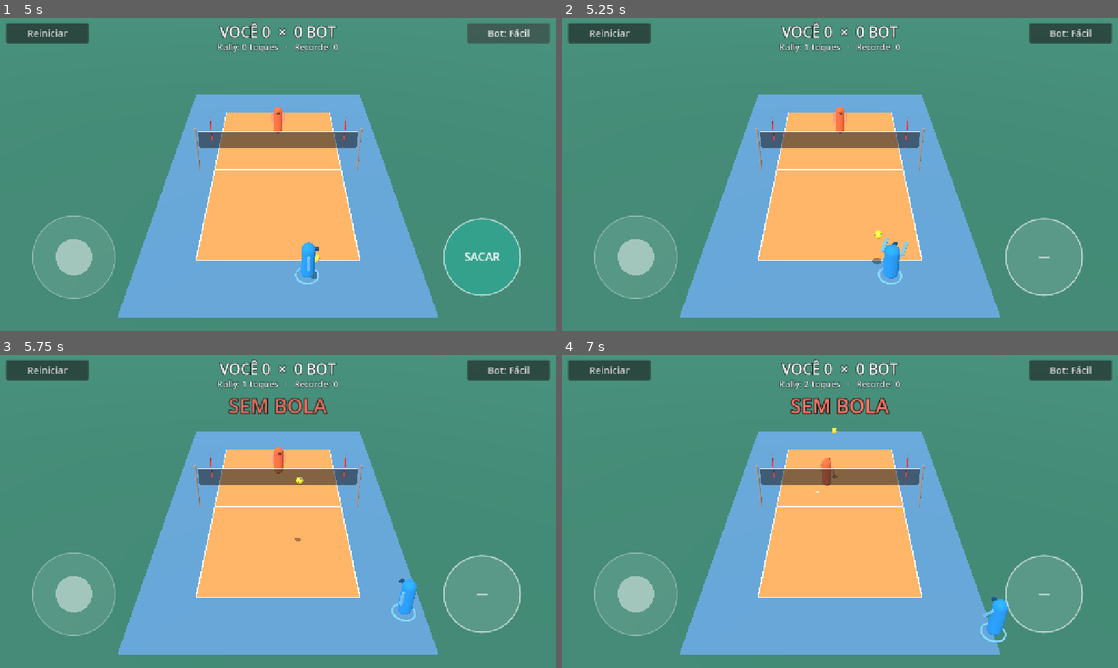
Above: before the commit, frames 1-4 (two rows, left to right).
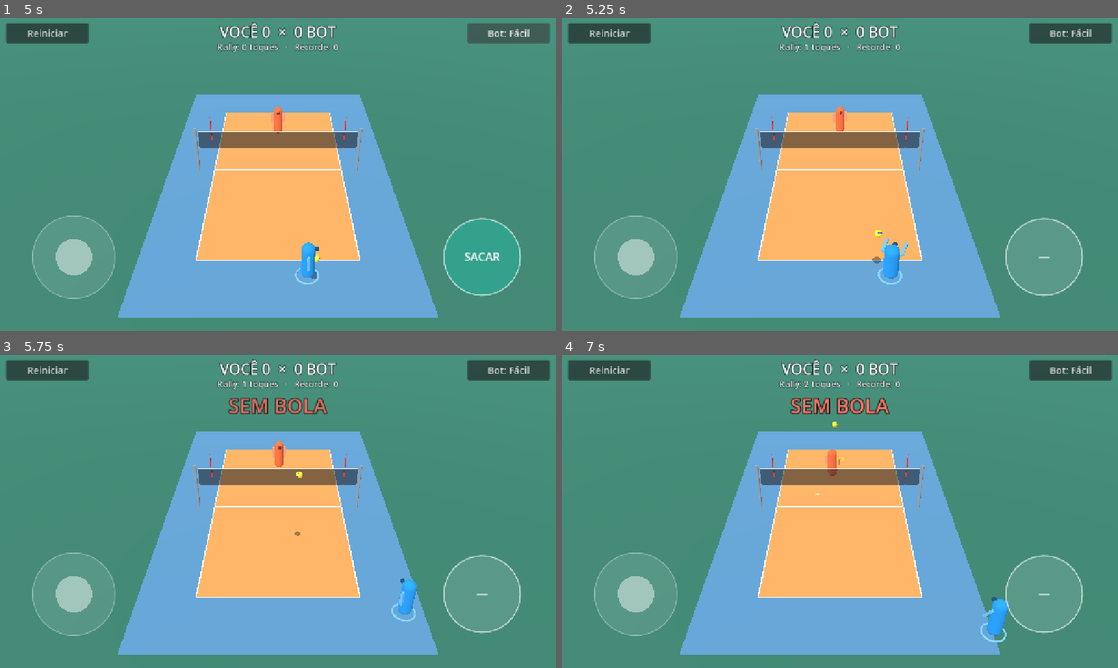
Above: after the commit, the same moments.

Repository: viniciolimadev/v-slash
Game: Godot game, scene res://scenes/main.tscn
Two runs of this game, one before a commit and one after it. Both use one fixed random seed, a clock stepped at 60 frames per second and the inputs below.
Inputs (mouse positions are in pixels of both pictures, inside the frame that each line leads up to):
- Up to frame 1 (5 s): click "Reiniciar" at 0.5 s; click "Reiniciar" at 1.25 s; click "Reiniciar" at 2 s; click "Bot: Fácil" at 2.75 s; click "Bot: Médio" at 3.5 s; click "Bot: Difícil" at 4.25 s
- Up to frame 2 (5.25 s): tap Enter at 5 s; move the mouse to (962, 158) at 5.02 s; hold D (move_right) from 5.03 s (still down); tap J at 5.1 s; click (962, 158) at 5.17 s
- Up to frame 3 (5.75 s): keep holding D (move_right); tap Space at 5.27 s
- Up to frame 4 (7 s): release D (move_right) at 5.75 s; drag from (728, 527) to (812, 574) at 5.77 s; move the mouse to (895, 442) at 6.52 s; hold D (move_right) from 6.53 s (still down); tap J at 6.6 s

Frame 1 is identical in both runs. In frame 2, less than 0.1% of the frame differs, in the area x 48-63%, y 28-79%; in frame 3, 0.2%; in frame 4, 0.3%, in the area x 45-78%, y 21-84%.

Commit message:
Aim: always visible and remembered per play type
The aim reticle is now shown at all times and never jumps to a fixed
point: serve/attack/freeball, receive and set each keep their own last
position (serve/attack starts at the back of the opponent court). A single
shared aim made receives fly over the net once moved for an attack.

Tests: aim checks; scripted human now drags toward a target (a real
player sees the reticle) instead of a blind fixed delta that accumulates.

Co-Authored-By: Claude Opus 5.5 <noreply@anthropic.com>
Claude-Session: https://claude.ai/code/session_01UkqYhsqg9n5UAYUKytDnBM

Diff:
--- a/scripts/core/game.gd
+++ b/scripts/core/game.gd
@@ -34,8 +34,14 @@
 var rng := RandomNumberGenerator.new()
 
 var human_aiming := false
-var human_aim := Vector3.ZERO
-var _aim_ctx: int = Act.NONE
+## Mira do humano: uma por tipo de jogada (recepção, levantamento, bola pro outro lado),
+## cada uma fica onde você deixou por último.
+var human_aim: Vector3:
+	get:
+		return _aims.get(_aim_slot(), Vector3.ZERO)
+	set(v):
+		_aims[_aim_slot()] = v
+var _aims := {}
 var _pause_t := 0.0
 var _pending: Array[Dictionary] = []
 
@@ -47,6 +53,13 @@
 	for p in players:
 		if p.is_human:
 			human = p
+			var s := side_of_team(p.team)
+			_aims = {
+				# saque/ataque/bola de graça começam no fundo da quadra adversária
+				Act.ATTACK: Vector3(0.0, 0.0, -s * Tuning.AIM_DEEP),
+				Act.RECEIVE: Vector3(Tuning.SETTER_SPOT.x * s, 0.0, Tuning.SETTER_SPOT.y * s),
+				Act.SET_BALL: _high_set_point(p.team),
+			}
 	rng.randomize()
 	_reset_for_serve(0)
 
@@ -86,12 +99,6 @@
 		if _pause_t <= 0.0:
 			_reset_for_serve(server_team)
 	_update_assists()
-	if human_aiming and human != null:
-		# o contexto mudou enquanto você segurava (ex.: bola chegou): recomeça a mira
-		var ctx := current_act(human)
-		if ctx != _aim_ctx:
-			_aim_ctx = ctx
-			human_aim = default_aim(human)
 
 
 # ---------------------------------------------------------------- consultas
@@ -192,8 +199,6 @@
 func human_press(p: Player) -> void:
 	p.holding = true
 	human_aiming = true
-	_aim_ctx = current_act(p)
-	human_aim = default_aim(p)
 
 
 func human_drag(p: Player, rel: Vector2) -> void:
@@ -206,14 +211,19 @@
 	if not human_aiming:
 		return
 	human_aiming = false
-	attempt_hit(p, human_aim)
-
-
-## Mira que aparece na tela ({} = nenhuma).
+	attempt_hit(p, clamp_aim(p, human_aim))
+
+
+func _aim_slot() -> int:
+	var act := current_act(human) if human != null else Act.NONE
+	return act if act == Act.RECEIVE or act == Act.SET_BALL else Act.ATTACK
+
+
+## Mira que aparece na tela: sempre visível, onde você deixou por último ({} = sem humano).
 func human_aim_view() -> Dictionary:
-	if not human_aiming or human == null or current_act(human) == Act.NONE:
+	if human == null:
 		return {}
-	return snap_aim(human, human_aim)
+	return snap_aim(human, clamp_aim(human, human_aim))
 
 
 # ---------------------------------------------------------------- toque
--- a/scripts/core/tuning.gd
+++ b/scripts/core/tuning.gd
@@ -59,6 +59,7 @@
 
 # --- Mira ---
 const AIM_SENS := 0.028            # metros por pixel arrastado
+const AIM_DEEP := 5.5              # posição inicial da mira de saque/ataque: fundo da quadra adversária (m da rede)
 const SET_MAGNET_RADIUS := 1.3
 const SETTER_SPOT := Vector2(0.8, 1.6)   # (x, z) do levantamento do time 0; o bot usa o espelho
 
--- a/scripts/ui/markers.gd
+++ b/scripts/ui/markers.gd
@@ -74,7 +74,7 @@
 			else:
 				_approach_mat.albedo_color = Color(1.0, 1.0, 1.0, 0.9)
 
-	# mira (enquanto você segura o botão)
+	# mira (sempre visível; fica onde você deixou por último)
 	var aim := game.human_aim_view()
 	_reticle.visible = not aim.is_empty()
 	var snapped_name := ""
--- a/tests/run_tests.gd
+++ b/tests/run_tests.gd
@@ -26,6 +26,8 @@
 	_test_touch_controls()
 	print("== HUD (layout) ==")
 	_test_hud_layout()
+	print("== mira ==")
+	_test_aim()
 	print("falhas: %d" % fails)
 	quit(1 if fails > 0 else 0)
 
@@ -188,7 +190,10 @@
 			var t_ideal: float = game.plan["t"]
 			if not pressed and game.time >= t_ideal - 0.5:
 				game.human_press(human)
-				game.human_drag(human, Vector2(30.0, -20.0))
+				# como uma pessoa: olha onde a mira está e arrasta até o alvo (a mira persiste)
+				var want := game.default_aim(human) + Vector3(0.8, 0.0, -0.6)
+				var d := (want - game.human_aim) / Tuning.AIM_SENS
+				game.human_drag(human, Vector2(d.x, d.z))
 				pressed = true
 			elif pressed and game.time >= t_ideal - DT * 0.5:
 				game.human_release(human)
@@ -246,6 +251,39 @@
 	_free_main(main)
 
 
+func _test_aim() -> void:
+	var main := _make_main(false)
+	var game: Game = main.get("game")
+	var human: Player = main.get("human")
+	game.tick(DT)
+	var view := game.human_aim_view()
+	_check(not view.is_empty(), "mira aparece sem segurar o botão")
+	var s := Game.side_of_team(human.team)
+	var z: float = (view["pos"] as Vector3).z if not view.is_empty() else 0.0
+	_check(z * -s >= Tuning.AIM_DEEP - 0.01, "mira começa no fundo da quadra adversária (z=%.1f)" % z)
+	# arrasta e solta: a mira fica onde estava, também nas jogadas seguintes
+	var act := game.current_act(human)
+	game.human_press(human)
+	game.human_drag(human, Vector2(-120.0, 60.0))
+	var left_at: Vector3 = game.human_aim
+	_check(left_at.distance_to(Vector3(0.0, 0.0, -s * Tuning.AIM_DEEP)) > 1.0, "arrastar move a mira")
+	game.human_release(human)
+	var changed := false
+	for _i in int(6.0 / DT):
+		game.tick(DT)
+		if game.current_act(human) != act:
+			changed = true
+			break
+	_check(changed and game.human_aim.is_equal_approx(left_at), "jogada nova: mira continua onde você deixou")
+	game.human_press(human)
+	_check(game.human_aim.is_equal_approx(left_at), "apertar o botão não reposiciona a mira")
+	game.human_release(human)
+	_check(not game.human_aim_view().is_empty(), "mira continua visível depois do toque")
+	var rec: Vector3 = game._aims[Game.Act.RECEIVE]
+	_check(rec.z * s > 0.0, "mira da recepção é separada e continua no seu lado")
+	_free_main(main)
+
+
 func _touch(index: int, pos: Vector2, pressed: bool) -> InputEventScreenTouch:
 	var e := InputEventScreenTouch.new()
 	e.index = index
